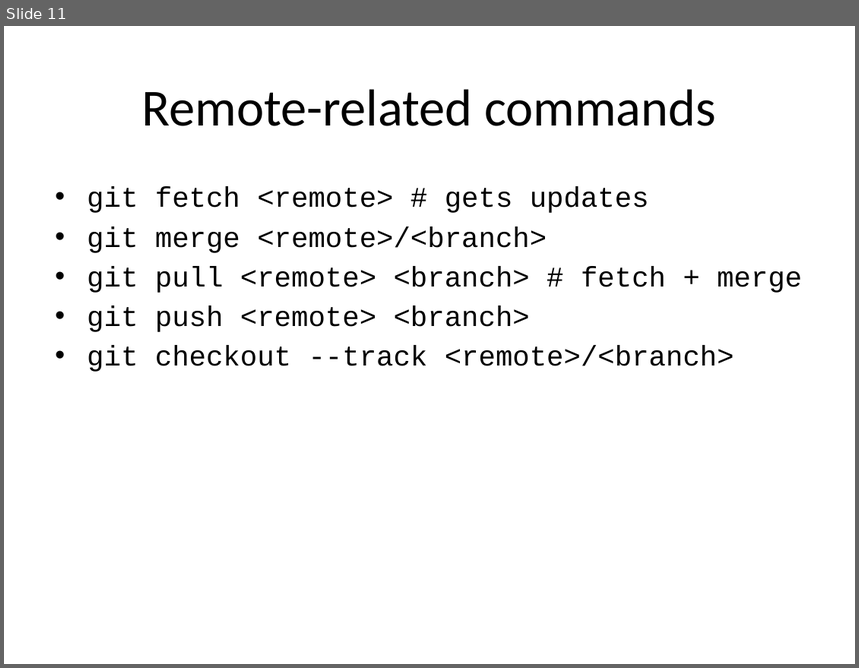
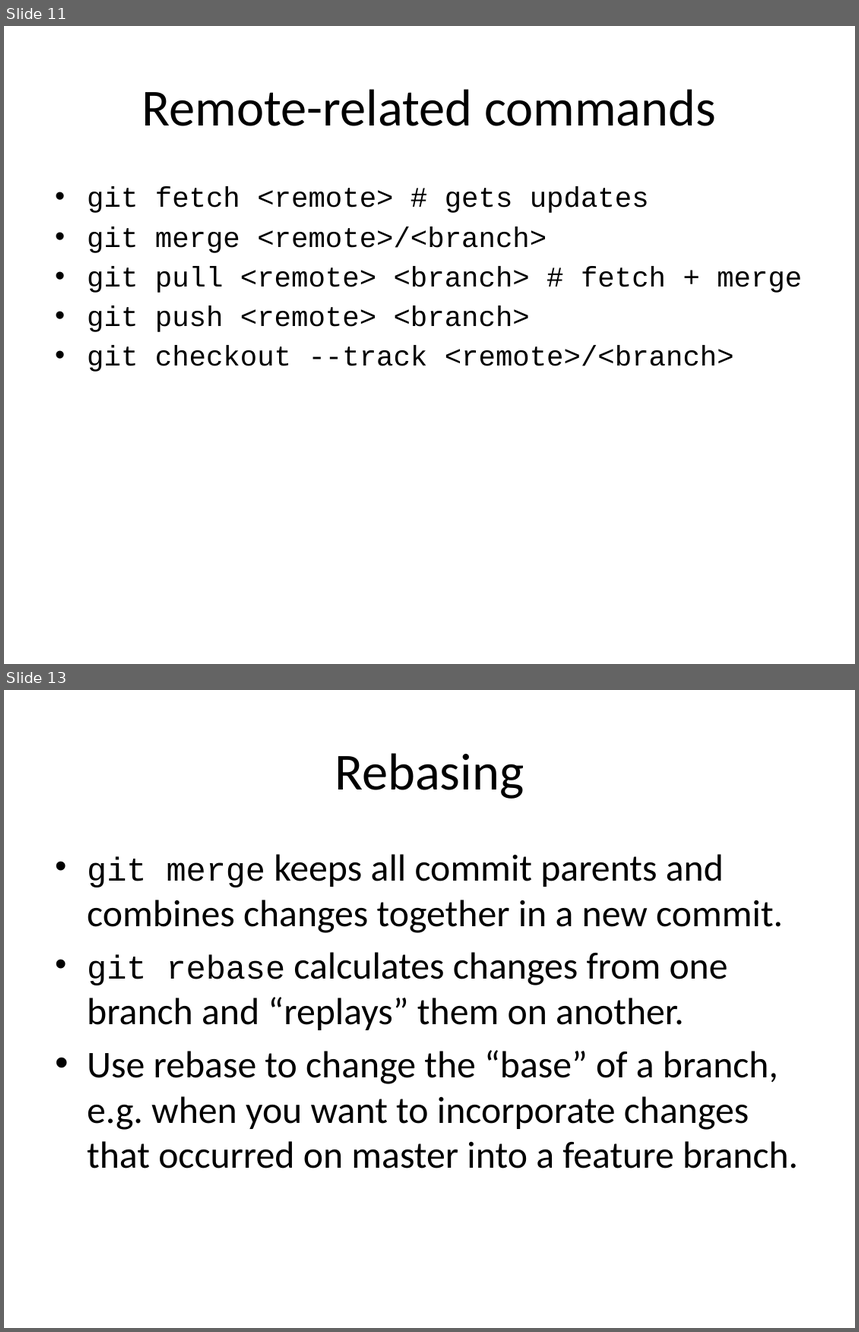
Before and after one commit to nuitrcs/intermediate-git-workshop, a slide deck: Intermediate Git and GitHub.pptx. Shown one above the other, each under a label of ours: slide 11 before the commit, slides 11 and 13 after it; the slides between them are not shown. The pictures are 859x668 and 859x1332 pixels, drawn with LibreOffice and Linux fonts; fonts in the diff are those of the drawing; background and template pictures are left out. Boxes give left, top, right and bottom in pixels: in the first picture for what was removed or moved away, otherwise in the second. Text is boxed around its words. In the diff, an @@ line names an element or a change of style, - is before the commit and + after.

```diff
--- a/Intermediate Git and GitHub.pptx
+++ b/Intermediate Git and GitHub.pptx
@@ slide 13 added at bbox=[4, 690, 855, 1328], background picture (left out) @@
@@ title added at bbox=[335, 753, 524, 799], 44 pt, text #000000 @@
+Rebasing
@@ text added at bbox=[87, 854, 798, 1169], 32 pt, text #000000 @@
+• git merge keeps all commit parents and combines changes together in a new commit.
+• git rebase calculates changes from one branch and “replays” them on another.
+• Use rebase to change the “base” of a branch, e.g. when you want to incorporate changes that occurred on master into a feature branch.
@@ page number added at bbox=[614, 1281, 813, 1315], 12 pt, text #FFFFFF @@
+12
```
Also in this commit, not shown: 3 slides changed, 11 other slides added.
